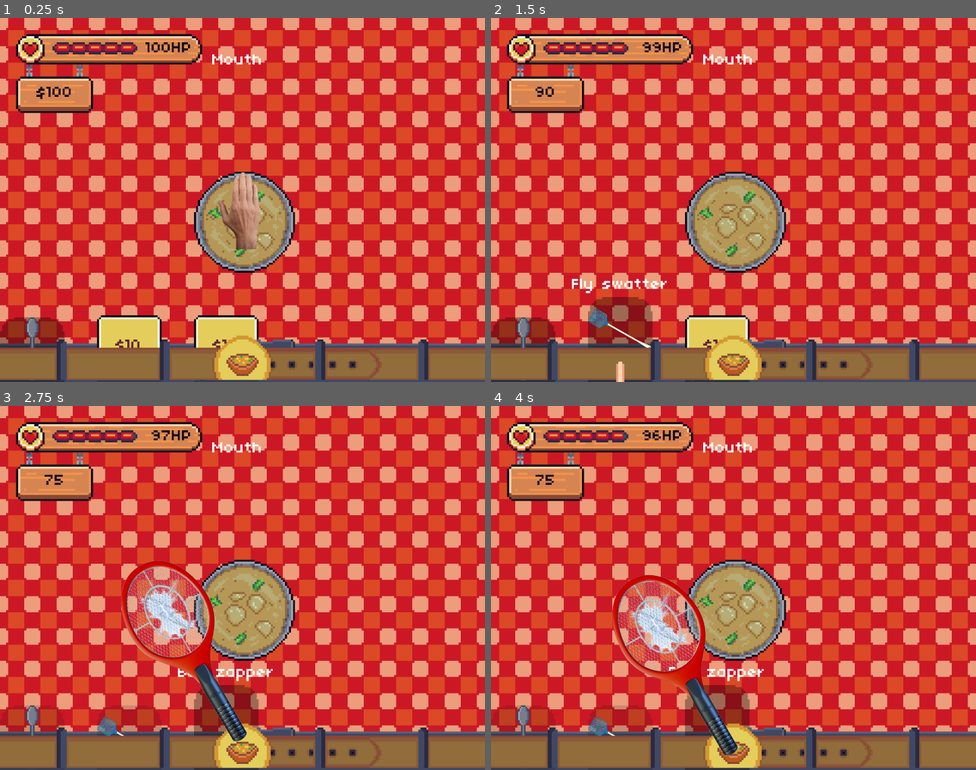
Above: before the commit, frames 1-4 (two rows, left to right).
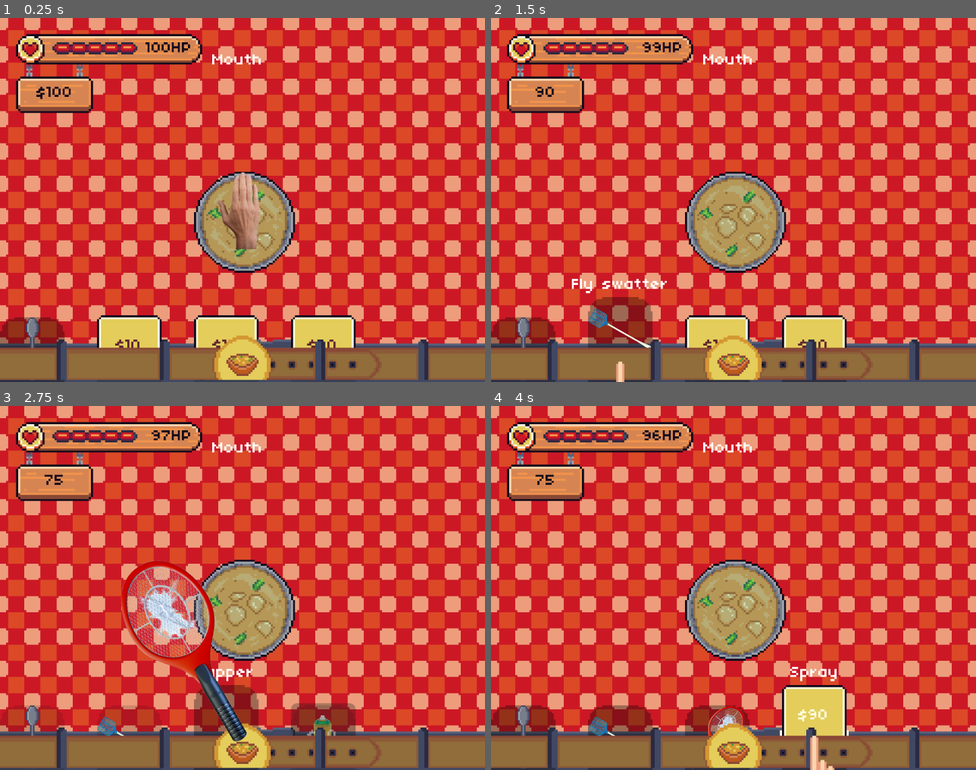
Above: after the commit, the same moments.

Repository: mattismoel/rage-room
Game: Godot game, scene res://scenes/game.tscn
Same seed, same stepped clock (60 frames per second), same inputs: the game is played once before the commit and once after it. The engine's default icon, where the game draws it, is replaced by a stand-in: a white triangle on a blue panel in a dark square.
Inputs (mouse positions are in pixels of both pictures, inside the frame that each line leads up to; where the layout moved, square brackets give the same spot in the first picture):
- Up to frame 1 (0.25 s): no input
- Up to frame 2 (1.5 s): click "$10" at 0.5 s; click (621, 360) at 1.25 s
- Up to frame 3 (2.75 s): click "$15" at 2 s
- Up to frame 4 (4 s): click (718, 748) at 2.75 s; click (815, 737) [718, 748] at 3.5 s

The runs differ from the first frame. In frame 1, 1.1% of the frame differs, in the area x 60-74%, y 81-91%; in frame 2, 1.2%; in frame 3, 1.3%; in frame 4, 9.0%, in the area x 0-74%, y 46-100%.

Commit message:
added first implementation of spray can

Diff:
--- a/scenes/equipment/entries/bug_zapper.tres
+++ b/scenes/equipment/entries/bug_zapper.tres
@@ -6,7 +6,7 @@
 
 [resource]
 script = ExtResource("2_67b5n")
-name = "Bug zapper"
+name = "Zapper"
 icon_preview = ExtResource("1_67b5n")
 scene = ExtResource("1_5h4gw")
 cost = 15
--- /dev/null
+++ b/scenes/equipment/entries/spray.tres
@@ -0,0 +1,14 @@
+[gd_resource type="Resource" script_class="EquipmentEntry" load_steps=4 format=3 uid="uid://ds5rt67ugbq6o"]
+
+[ext_resource type="Texture2D" uid="uid://mt6saj0tb83w" path="res://scenes/equipment/spray/spray_stock_image.png" id="1_rw73l"]
+[ext_resource type="PackedScene" uid="uid://3xbdyo1d8l8i" path="res://scenes/equipment/spray/spray.tscn" id="2_dgeam"]
+[ext_resource type="Script" uid="uid://c3n2s4jlpujkh" path="res://scenes/equipment/equipment_entry.gd" id="3_0ambg"]
+
+[resource]
+script = ExtResource("3_0ambg")
+name = "Spray"
+icon_preview = ExtResource("1_rw73l")
+scene = ExtResource("2_dgeam")
+cost = 90
+is_unlocked = false
+metadata/_custom_type_script = "uid://c3n2s4jlpujkh"
--- a/scenes/equipment/flyswatter/flyswatter.tscn
+++ b/scenes/equipment/flyswatter/flyswatter.tscn
@@ -15,7 +15,7 @@
 tracks/0/type = "value"
 tracks/0/imported = false
 tracks/0/enabled = true
-tracks/0/path = NodePath("StateMachine/IdleState/GrabHandIdle:frame")
+tracks/0/path = NodePath("StateMachine/IdleState/GrabbingHandIdle:frame")
 tracks/0/interp = 1
 tracks/0/loop_wrap = true
 tracks/0/keys = {
@@ -27,7 +27,7 @@
 tracks/1/type = "value"
 tracks/1/imported = false
 tracks/1/enabled = true
-tracks/1/path = NodePath("StateMachine/IdleState/GrabHandIdle:position")
+tracks/1/path = NodePath("StateMachine/IdleState/GrabbingHandIdle:position")
 tracks/1/interp = 1
 tracks/1/loop_wrap = true
 tracks/1/keys = {
@@ -51,7 +51,7 @@
 tracks/3/type = "value"
 tracks/3/imported = false
 tracks/3/enabled = true
-tracks/3/path = NodePath("StateMachine/SwatState/GrabHandSwat:skew")
+tracks/3/path = NodePath("StateMachine/SwatState/GrabbingHandSwat:skew")
 tracks/3/interp = 1
 tracks/3/loop_wrap = true
 tracks/3/keys = {
@@ -87,7 +87,7 @@
 tracks/6/type = "value"
 tracks/6/imported = false
 tracks/6/enabled = true
-tracks/6/path = NodePath("StateMachine/SwatState/GrabHandSwat:position")
+tracks/6/path = NodePath("StateMachine/SwatState/GrabbingHandSwat:position")
 tracks/6/interp = 1
 tracks/6/loop_wrap = true
 tracks/6/keys = {
@@ -99,7 +99,7 @@
 tracks/7/type = "value"
 tracks/7/imported = false
 tracks/7/enabled = true
-tracks/7/path = NodePath("StateMachine/SwatState/GrabHandSwat:rotation")
+tracks/7/path = NodePath("StateMachine/SwatState/GrabbingHandSwat:rotation")
 tracks/7/interp = 1
 tracks/7/loop_wrap = true
 tracks/7/keys = {
@@ -116,7 +116,7 @@
 tracks/0/type = "value"
 tracks/0/imported = false
 tracks/0/enabled = true
-tracks/0/path = NodePath("StateMachine/IdleState/GrabHandIdle:frame")
+tracks/0/path = NodePath("StateMachine/IdleState/GrabbingHandIdle:frame")
 tracks/0/interp = 1
 tracks/0/loop_wrap = true
 tracks/0/keys = {
@@ -128,7 +128,7 @@
 tracks/1/type = "value"
 tracks/1/imported = false
 tracks/1/enabled = true
-tracks/1/path = NodePath("StateMachine/IdleState/GrabHandIdle:position")
+tracks/1/path = NodePath("StateMachine/IdleState/GrabbingHandIdle:position")
 tracks/1/interp = 1
 tracks/1/loop_wrap = true
 tracks/1/keys = {
@@ -156,7 +156,7 @@
 tracks/0/type = "value"
 tracks/0/imported = false
 tracks/0/enabled = true
-tracks/0/path = NodePath("StateMachine/SwatState/GrabHandSwat:skew")
+tracks/0/path = NodePath("StateMachine/SwatState/GrabbingHandSwat:skew")
 tracks/0/interp = 1
 tracks/0/loop_wrap = true
 tracks/0/keys = {
@@ -192,7 +192,7 @@
 tracks/3/type = "value"
 tracks/3/imported = false
 tracks/3/enabled = true
-tracks/3/path = NodePath("StateMachine/SwatState/GrabHandSwat:position")
+tracks/3/path = NodePath("StateMachine/SwatState/GrabbingHandSwat:position")
 tracks/3/interp = 1
 tracks/3/loop_wrap = true
 tracks/3/keys = {
@@ -204,7 +204,7 @@
 tracks/4/type = "value"
 tracks/4/imported = false
 tracks/4/enabled = true
-tracks/4/path = NodePath("StateMachine/SwatState/GrabHandSwat:rotation")
+tracks/4/path = NodePath("StateMachine/SwatState/GrabbingHandSwat:rotation")
 tracks/4/interp = 1
 tracks/4/loop_wrap = true
 tracks/4/keys = {
@@ -256,7 +256,7 @@
 scale = Vector2(0.150737, 0.150737)
 texture = ExtResource("4_mfq0e")
 
-[node name="GrabHandIdle" type="Sprite2D" parent="StateMachine/IdleState"]
+[node name="GrabbingHandIdle" type="Sprite2D" parent="StateMachine/IdleState"]
 position = Vector2(-4.46555, 8.26333)
 scale = Vector2(0.367436, 0.367436)
 texture = ExtResource("5_ik38o")
@@ -275,7 +275,7 @@
 scale = Vector2(0.150737, 0.150737)
 texture = ExtResource("4_mfq0e")
 
-[node name="GrabHandSwat" type="Sprite2D" parent="StateMachine/SwatState"]
+[node name="GrabbingHandSwat" type="Sprite2D" parent="StateMachine/SwatState"]
 position = Vector2(-4.46555, 8.26333)
 rotation = -0.198968
 scale = Vector2(0.367436, 0.367436)
--- /dev/null
+++ b/scenes/equipment/spray/idle_state.gd
@@ -0,0 +1,17 @@
+extends State
+
+@export var _spray_state: SprayState
+@export var _animation_player: AnimationPlayer
+
+func enter() -> void:
+	super()
+	show()
+	_animation_player.play("idle")
+
+func exit() -> void:
+	super()
+	hide()
+
+func input(event) -> void:
+	if event.is_action_pressed("interact"):
+		changed_state.emit(_spray_state)
--- /dev/null
+++ b/scenes/equipment/spray/spray.tscn
@@ -0,0 +1,188 @@
+[gd_scene load_steps=13 format=3 uid="uid://3xbdyo1d8l8i"]
+
+[ext_resource type="Script" uid="uid://cng50qi8ac087" path="res://scenes/equipment/equipment.gd" id="1_utgya"]
+[ext_resource type="Script" uid="uid://ca42s16x5547g" path="res://scripts/state_machine/state_machine.gd" id="2_ke2wq"]
+[ext_resource type="Script" uid="uid://ieqav2lophcu" path="res://scenes/equipment/spray/idle_state.gd" id="3_746jq"]
+[ext_resource type="Texture2D" uid="uid://mt6saj0tb83w" path="res://scenes/equipment/spray/spray_stock_image.png" id="4_3t4sn"]
+[ext_resource type="Script" uid="uid://4hwkqdhd1861" path="res://scenes/equipment/spray/spray_state.gd" id="4_p4y8h"]
+[ext_resource type="Texture2D" uid="uid://cokbfjclr2ww3" path="res://assets/player/grab arm.png" id="5_3t4sn"]
+[ext_resource type="Script" uid="uid://b1xr1cqdvx040" path="res://scripts/struggle_component.gd" id="7_rv44h"]
+
+[sub_resource type="Gradient" id="Gradient_rv44h"]
+colors = PackedColorArray(0.86572, 0.946333, 0.833933, 1, 0.63154, 0.911392, 0, 1)
+
+[sub_resource type="Animation" id="Animation_rv44h"]
+resource_name = "idle"
+tracks/0/type = "value"
+tracks/0/imported = false
+tracks/0/enabled = true
+tracks/0/path = NodePath("IdleSprite:frame")
+tracks/0/interp = 1
+tracks/0/loop_wrap = true
+tracks/0/keys = {
+"times": PackedFloat32Array(0, 0.0333333),
+"transitions": PackedFloat32Array(1, 1),
+"update": 1,
+"values": [0, 0]
+}
+
+[sub_resource type="Animation" id="Animation_5dnex"]
+length = 0.001
+tracks/0/type = "value"
+tracks/0/imported = false
+tracks/0/enabled = true
+tracks/0/path = NodePath("IdleSprite:frame")
+tracks/0/interp = 1
+tracks/0/loop_wrap = true
+tracks/0/keys = {
+"times": PackedFloat32Array(0),
+"transitions": PackedFloat32Array(1),
+"update": 1,
+"values": [0]
+}
+tracks/1/type = "value"
+tracks/1/imported = false
+tracks/1/enabled = true
+tracks/1/path = NodePath("../SprayState/CPUParticles2D:emitting")
+tracks/1/interp = 1
+tracks/1/loop_wrap = true
+tracks/1/keys = {
+"times": PackedFloat32Array(0),
+"transitions": PackedFloat32Array(1),
+"update": 1,
+"values": [false]
+}
+tracks/2/type = "value"
+tracks/2/imported = false
+tracks/2/enabled = true
+tracks/2/path = NodePath("../SprayState/SprayingSprite:position")
+tracks/2/interp = 1
+tracks/2/loop_wrap = true
+tracks/2/keys = {
+"times": PackedFloat32Array(0),
+"transitions": PackedFloat32Array(1),
+"update": 0,
+"values": [Vector2(1, -8.99999)]
+}
+
+[sub_resource type="Animation" id="Animation_3aq3i"]
+resource_name = "spray"
+length = 1.5
+tracks/0/type = "value"
+tracks/0/imported = false
+tracks/0/enabled = true
+tracks/0/path = NodePath("../SprayState/CPUParticles2D:emitting")
+tracks/0/interp = 1
+tracks/0/loop_wrap = true
+tracks/0/keys = {
+"times": PackedFloat32Array(0, 0.0666667, 1),
+"transitions": PackedFloat32Array(1, 1, 1),
+"update": 1,
+"values": [false, true, false]
+}
+tracks/1/type = "value"
+tracks/1/imported = false
+tracks/1/enabled = true
+tracks/1/path = NodePath("../SprayState/SprayingSprite:position")
+tracks/1/interp = 1
+tracks/1/loop_wrap = true
+tracks/1/keys = {
+"times": PackedFloat32Array(0, 0.0333333, 0.0666667),
+"transitions": PackedFloat32Array(1, 1, 1),
+"update": 0,
+"values": [Vector2(1, -8.99999), Vector2(1, -6), Vector2(1, -8.99999)]
+}
+tracks/2/type = "method"
+tracks/2/imported = false
+tracks/2/enabled = true
+tracks/2/path = NodePath("../SprayState")
+tracks/2/interp = 1
+tracks/2/loop_wrap = true
+tracks/2/keys = {
+"times": PackedFloat32Array(0.3),
+"transitions": PackedFloat32Array(1),
+"values": [{
+"args": [],
+"method": &"_kill_intersecting_insects"
+}]
+}
+
+[sub_resource type="AnimationLibrary" id="AnimationLibrary_3aq3i"]
+_data = {
+&"RESET": SubResource("Animation_5dnex"),
+&"idle": SubResource("Animation_rv44h"),
+&"spray": SubResource("Animation_3aq3i")
+}
+
+[node name="Spray" type="Node2D"]
+script = ExtResource("1_utgya")
+metadata/_custom_type_script = "uid://cng50qi8ac087"
+
+[node name="StateMachine" type="Node2D" parent="." node_paths=PackedStringArray("_initial_state")]
+script = ExtResource("2_ke2wq")
+_initial_state = NodePath("IdleState")
+metadata/_custom_type_script = "uid://ca42s16x5547g"
+
+[node name="IdleState" type="Node2D" parent="StateMachine" node_paths=PackedStringArray("_spray_state", "_animation_player")]
+visible = false
+script = ExtResource("3_746jq")
+_spray_state = NodePath("../SprayState")
+_animation_player = NodePath("../../AnimationPlayer")
+metadata/_custom_type_script = "uid://cjgkt6mw5ow4l"
+
+[node name="IdleSprite" type="Sprite2D" parent="StateMachine/IdleState"]
+position = Vector2(1, -8.99999)
+scale = Vector2(0.0856432, 0.0856432)
+texture = ExtResource("4_3t4sn")
+
+[node name="SprayState" type="Node2D" parent="StateMachine" node_paths=PackedStringArray("_idle_state", "_hit_area", "_particle_system", "_animation_player")]
+script = ExtResource("4_p4y8h")
+_idle_state = NodePath("../IdleState")
+_hit_area = NodePath("Area2D")
+_particle_system = NodePath("CPUParticles2D")
+_animation_player = NodePath("../../AnimationPlayer")
+metadata/_custom_type_script = "uid://cjgkt6mw5ow4l"
+
+[node name="SprayingSprite" type="Sprite2D" parent="StateMachine/SprayState"]
+position = Vector2(1, -8.99999)
+scale = Vector2(0.0856432, 0.0856432)
+texture = ExtResource("4_3t4sn")
+
+[node name="CPUParticles2D" type="CPUParticles2D" parent="StateMachine/SprayState"]
+position = Vector2(0, -23)
+emitting = false
+amount = 1000
+lifetime = 0.29
+explosiveness = 0.05
+randomness = 0.5
+lifetime_randomness = 1.0
+direction = Vector2(0, -1)
+spread = 23.77
+gravity = Vector2(0, 0)
+initial_velocity_min = 209.53
+initial_velocity_max = 359.71
+scale_amount_min = 0.5
+scale_amount_max = 1.5
+color_ramp = SubResource("Gradient_rv44h")
+hue_variation_max = 0.94
+
+[node name="Area2D" type="Area2D" parent="StateMachine/SprayState"]
+position = Vector2(2, 0)
+
+[node name="CollisionPolygon2D" type="CollisionPolygon2D" parent="StateMachine/SprayState/Area2D"]
+polygon = PackedVector2Array(-2, -22, -38, -105, 31, -105)
+
+[node name="GrabbingHand" type="Sprite2D" parent="."]
+position = Vector2(-2, 8)
+scale = Vector2(0.367436, 0.367436)
+texture = ExtResource("5_3t4sn")
+
+[node name="StruggleComponent" type="Node2D" parent="."]
+script = ExtResource("7_rv44h")
+metadata/_custom_type_script = "uid://b1xr1cqdvx040"
+
+[node name="AnimationPlayer" type="AnimationPlayer" parent="."]
+root_node = NodePath("../StateMachine/IdleState")
+libraries = {
+&"": SubResource("AnimationLibrary_3aq3i")
+}
--- /dev/null
+++ b/scenes/equipment/spray/spray_state.gd
@@ -0,0 +1,25 @@
+class_name SprayState
+extends State
+
+@export var _idle_state: State
+@export var _hit_area: Area2D
+@export var _particle_system: CPUParticles2D
+@export var _animation_player: AnimationPlayer
+
+func enter() -> void:
+	super()
+	show()
+
+	_animation_player.play("spray")
+	await _animation_player.animation_finished
+	changed_state.emit(_idle_state)
+
+func exit() -> void:
+	super()
+	hide()
+
+func _kill_intersecting_insects() -> void:
+	var overlapping_areas: Array[Area2D] = _hit_area.get_overlapping_areas()
+	for area in overlapping_areas:
+		if area.get_parent() is Insect:
+			InsectManager.kill(area.get_parent())
--- a/scenes/game.tscn
+++ b/scenes/game.tscn
@@ -13,9 +13,10 @@
 [ext_resource type="PackedScene" uid="uid://bxs1nmrkh8j5q" path="res://scenes/targets/soup/soup.tscn" id="8_0tnpc"]
 [ext_resource type="Script" uid="uid://pke0c4qm2rkn" path="res://scripts/spawner/spawn_tick_component.gd" id="8_gee14"]
 [ext_resource type="Texture2D" uid="uid://ddi0wkwb1ocpm" path="res://assets/table.png" id="9_0tnpc"]
+[ext_resource type="Resource" uid="uid://ds5rt67ugbq6o" path="res://scenes/equipment/entries/spray.tres" id="9_bt5mj"]
 [ext_resource type="PackedScene" uid="uid://c60qb2i7f4vto" path="res://scenes/insects/spider/spider.tscn" id="10_dinhu"]
-[ext_resource type="Script" uid="uid://dmds87a1jnvh0" path="res://scripts/health_component.gd" id="12_trtic"]
-[ext_resource type="Script" uid="uid://dokle3afjp1y3" path="res://scenes/player/player.gd" id="16_5newe"]
+[ext_resource type="Script" path="res://scripts/health_component.gd" id="12_trtic"]
+[ext_resource type="Script" path="res://scenes/player/player.gd" id="16_5newe"]
 [ext_resource type="Script" uid="uid://clj4yaht54h7c" path="res://scenes/inventory/inventory_component.gd" id="16_ca42v"]
 [ext_resource type="Script" uid="uid://c3n2s4jlpujkh" path="res://scenes/equipment/equipment_entry.gd" id="17_264po"]
 [ext_resource type="Resource" uid="uid://dy1f754kra1gv" path="res://scenes/equipment/entries/bug_zapper.tres" id="18_1kice"]
@@ -56,7 +57,7 @@
 
 [node name="InventoryComponent" type="Node" parent="."]
 script = ExtResource("16_ca42v")
-_equipment = Array[ExtResource("17_264po")]([ExtResource("5_bt5mj"), ExtResource("19_5newe"), ExtResource("18_1kice")])
+_equipment = Array[ExtResource("17_264po")]([ExtResource("5_bt5mj"), ExtResource("19_5newe"), ExtResource("18_1kice"), ExtResource("9_bt5mj")])
 metadata/_custom_type_script = "uid://clj4yaht54h7c"
 
 [node name="TableCloth" type="Sprite2D" parent="."]
Not shown, added: scenes/equipment/spray/idle_state.gd.uid
Not shown, added: scenes/equipment/spray/spray_state.gd.uid
Binary file added: scenes/equipment/spray/spray_stock_image.png
Not shown, added: scenes/equipment/spray/spray_stock_image.png.import
Not shown: 1 places in scenes/game.tscn that only renumber resources
Not shown, added: scenes/equipment/spray/spray_stock_image
